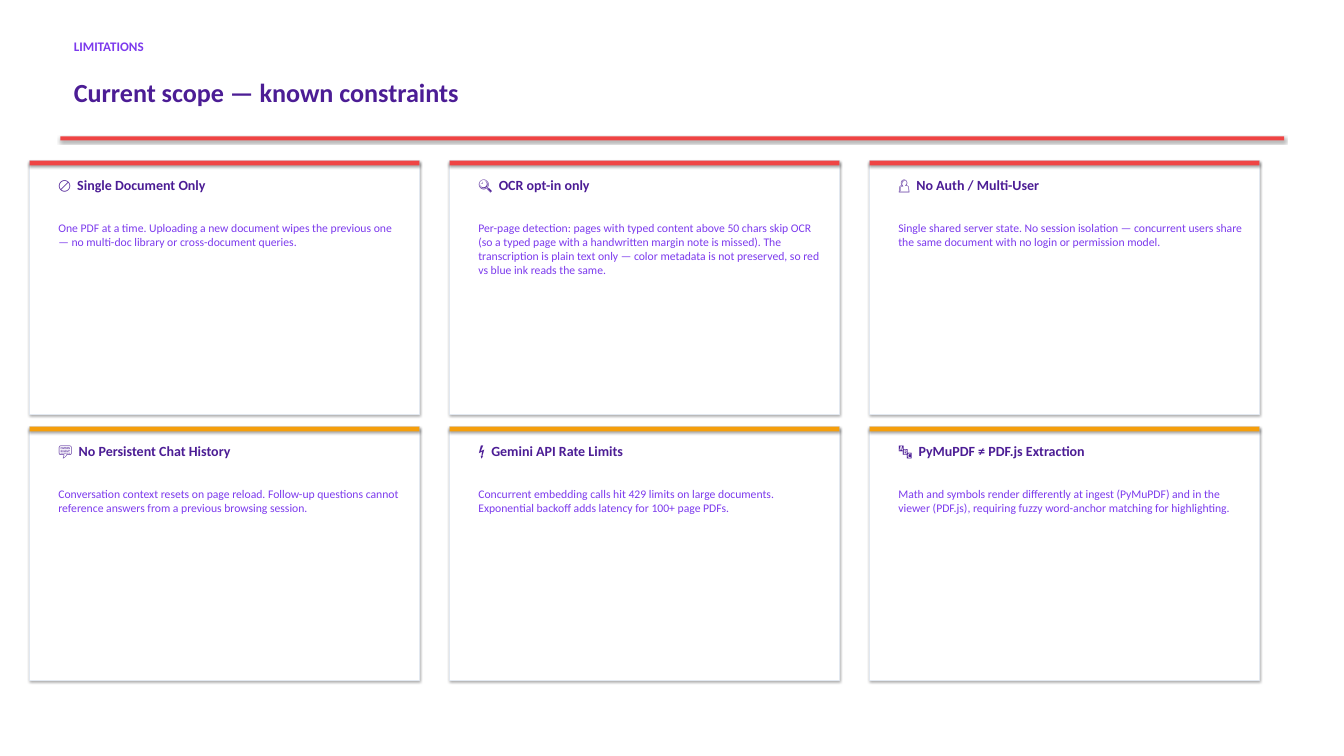
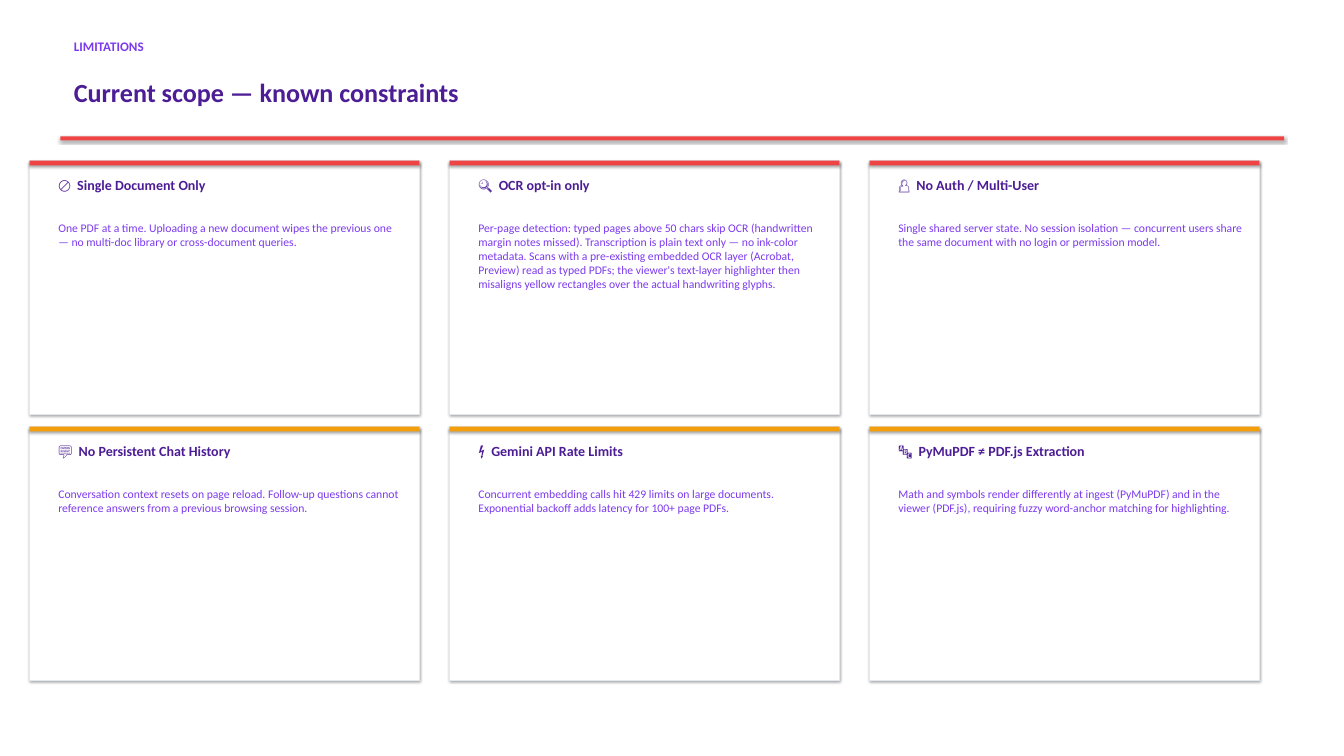
Before and after one commit to GaneshMadarasu/nymbl-demo-RAG-system, a slide deck: slide 12 of NYMBL-DOCRAG.pptx. Drawn at 1344x756 pixels with LibreOffice and Linux fonts; fonts in the diff are those of the drawing. Boxes give left, top, right and bottom in pixels: in the first picture for what was removed or moved away, otherwise in the second. Text is boxed around its words. In the diff, an @@ line names an element or a change of style, - is before the commit and + after.

```diff
--- a/NYMBL-DOCRAG.pptx
+++ b/NYMBL-DOCRAG.pptx
@@ text at bbox=[478, 223, 813, 290]: text changed @@
-Per-page detection: pages with typed content above 50 chars skip OCR (so a typed page with a handwritten margin note is missed). The transcription is plain text only — color metadata is not preserved, so red vs blue ink reads the same.
+Per-page detection: typed pages above 50 chars skip OCR (handwritten margin notes missed). Transcription is plain text only — no ink-color metadata. Scans with a pre-existing embedded OCR layer (Acrobat, Preview) read as typed PDFs; the viewer's text-layer highlighter then misaligns yellow rectangles over the actual handwriting glyphs.
```
Also in this commit, not shown: 1 other file.
